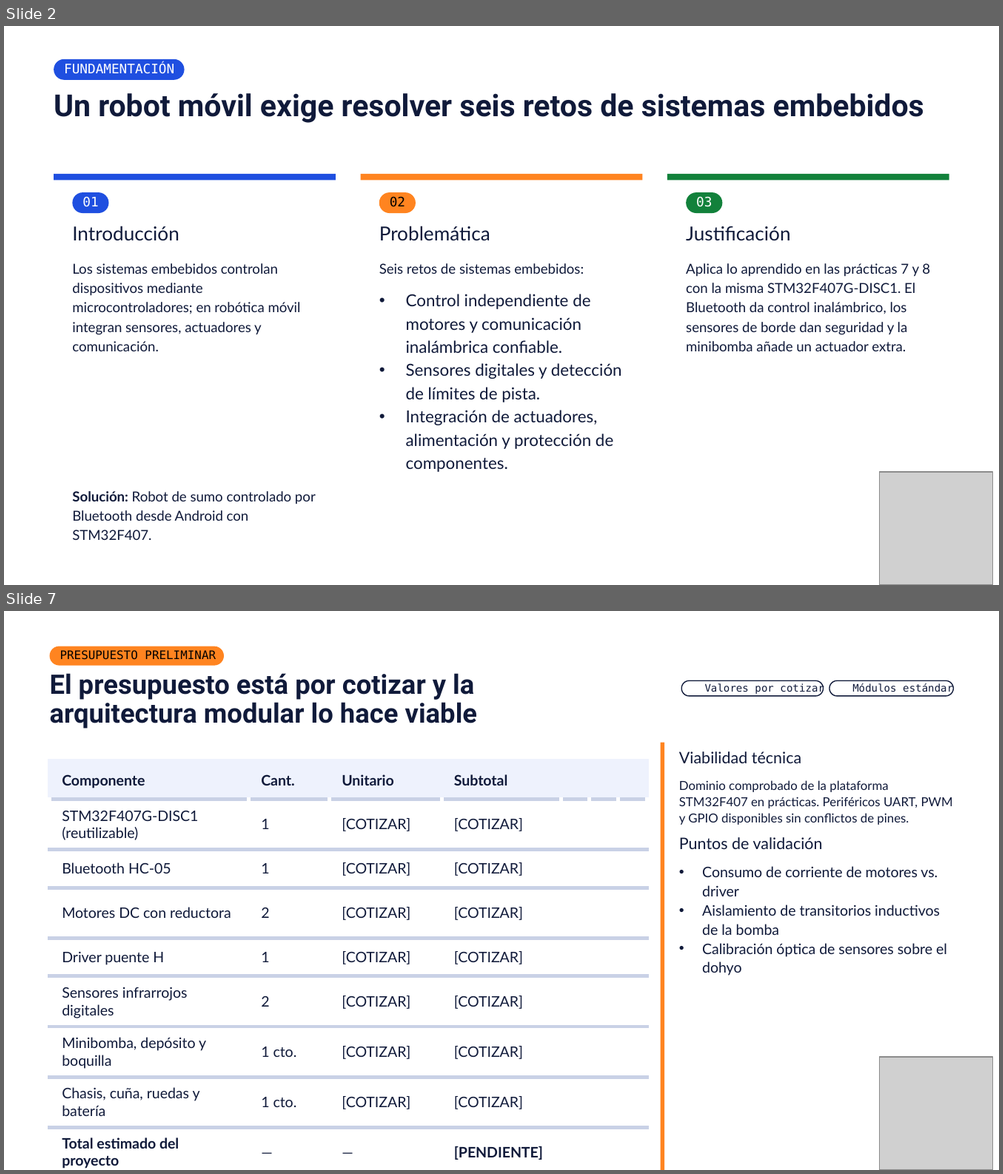
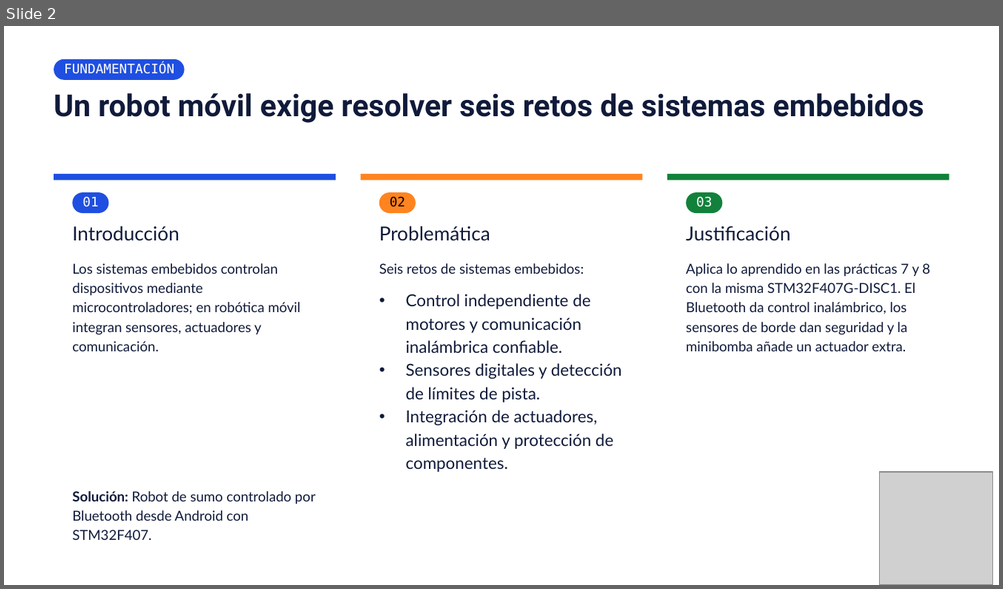
Before and after one commit to JoelTello03/SysEmb_RobotSumo_LIME01_SepDic2026, a slide deck: presentacion/Proyecto Final SE.pptx. Shown one above the other, each under a label of ours: slides 2 and 7 before the commit, slide 2 after it; the slides between them are not shown. The pictures are 1003x1174 and 1003x589 pixels, drawn with LibreOffice and Linux fonts; fonts in the diff are those of the drawing; grey boxes stand for pictures; background and template pictures are left out. Boxes give left, top, right and bottom in pixels: in the first picture for what was removed or moved away, otherwise in the second. Text is boxed around its words. In the diff, an @@ line names an element or a change of style, - is before the commit and + after.

```diff
--- a/presentacion/Proyecto Final SE.pptx
+++ b/presentacion/Proyecto Final SE.pptx
@@ slide 7 removed at [4,611,999,1170], background #FFFFFF @@
@@ rounded rectangle removed at [50,646,224,665] @@
@@ text removed at [60,650,216,660] @@
-PRESUPUESTO PRELIMINAR
@@ text removed at [50,673,477,729] @@
-El presupuesto está por cotizar y la arquitectura modular lo hace viable
@@ rounded rectangle removed at [681,681,822,695] @@
@@ text removed at [705,683,823,694] @@
-Valores por cotizar
@@ rounded rectangle removed at [830,681,954,695] @@
@@ text removed at [852,683,953,694] @@
-Módulos estándar
@@ rectangle removed at [660,742,664,1170] @@
@@ table removed at [50,761,635,1170], 9 rows, 7 columns @@
-Componente | Cant. | Unitario | Subtotal |  |  | 
-STM32F407G-DISC1 (reutilizable) | 1 | [COTIZAR] | [COTIZAR] |  |  | 
-Bluetooth HC-05 | 1 | [COTIZAR] | [COTIZAR] |  |  | 
-Motores DC con reductora | 2 | [COTIZAR] | [COTIZAR] |  |  | 
-Driver puente H | 1 | [COTIZAR] | [COTIZAR] |  |  | 
-Sensores infrarrojos digitales | 2 | [COTIZAR] | [COTIZAR] |  |  | 
-Minibomba, depósito y boquilla | 1 cto. | [COTIZAR] | [COTIZAR] |  |  | 
-Chasis, cuña, ruedas y batería | 1 cto. | [COTIZAR] | [COTIZAR] |  |  | 
-Total estimado del proyecto | — | — | [PENDIENTE] |  |  | 
@@ text removed at [679,752,801,763] @@
-Viabilidad técnica
@@ text removed at [679,780,953,825] @@
-Dominio comprobado de la plataforma STM32F407 en prácticas. Periféricos UART, PWM y GPIO disponibles sin conflictos de pines.
@@ text removed at [679,837,822,849] @@
-Puntos de validación
@@ text removed at [702,866,947,976] @@
-• Consumo de corriente de motores vs. driver
-• Aislamiento de transitorios inductivos de la bomba
-• Calibración óptica de sensores sobre el dohyo
@@ picture removed at [879,1057,993,1170] @@
```
Also in this commit, not shown: 4 slides changed, 1 other slide removed.
